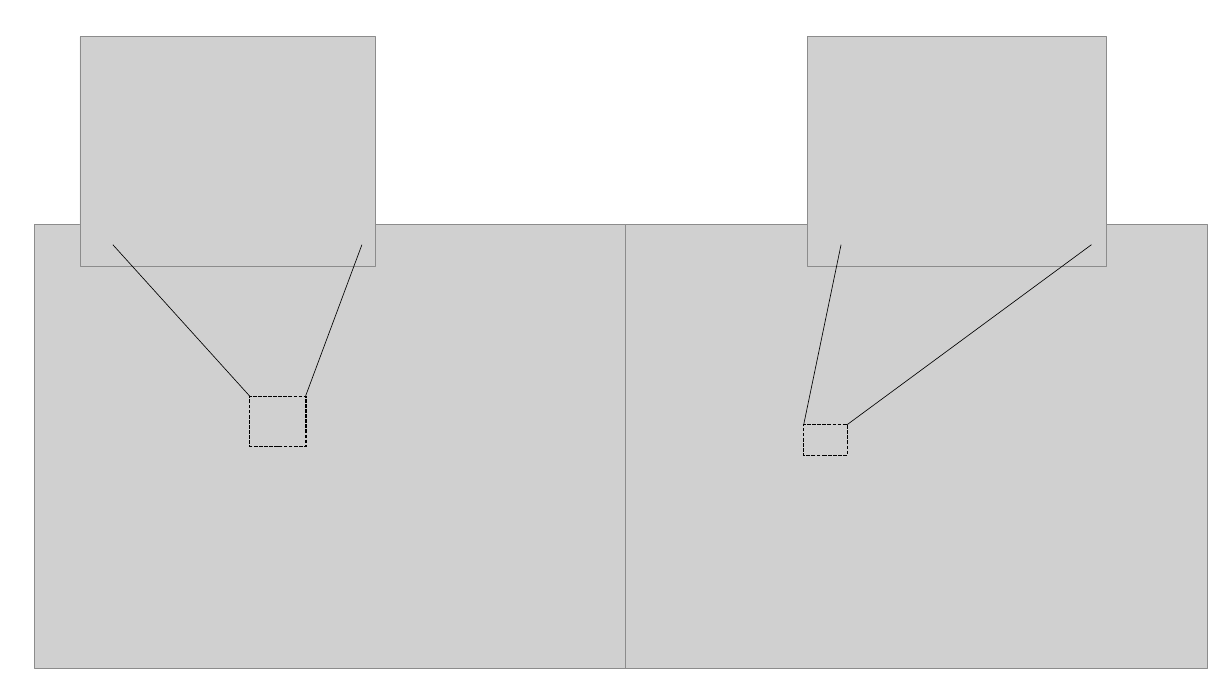
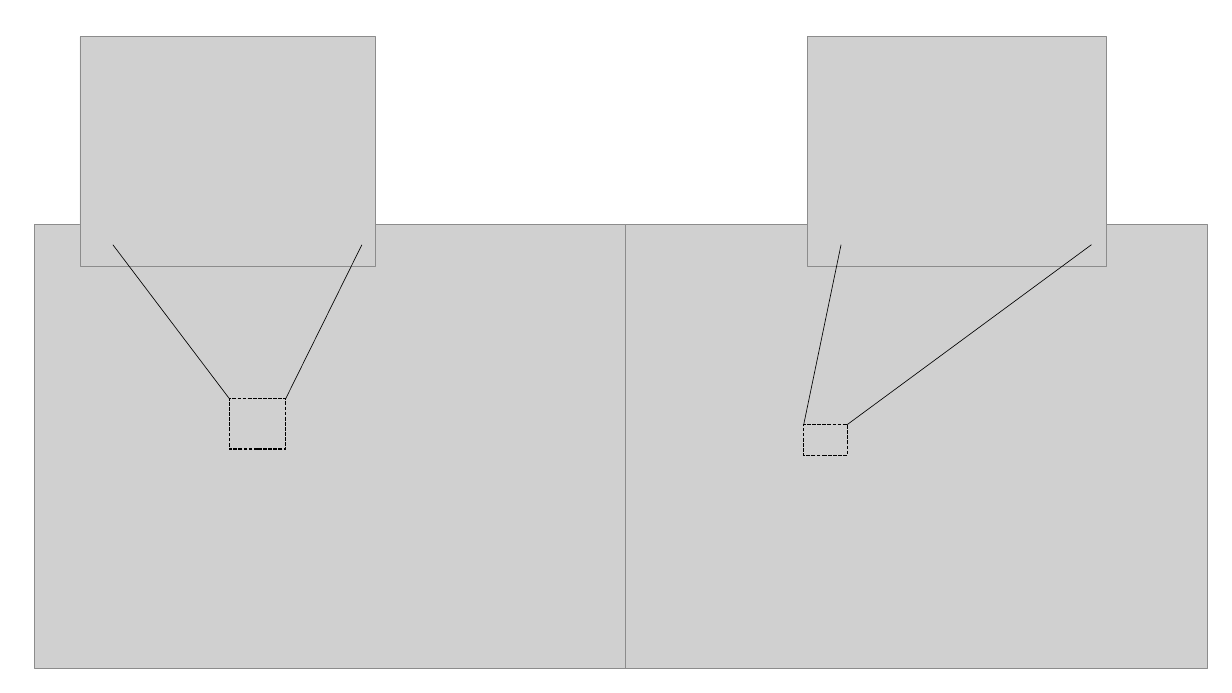
Before and after one commit to benj1003/Comparing-normative-and-descriptive-models-of-probability-weighting, a slide deck: slide 4 of Presentations/Results presentation 15-12-2020.pptx. Drawn at 1232x693 pixels with LibreOffice and Linux fonts; fonts in the diff are those of the drawing; grey boxes stand for pictures. Boxes give left, top, right and bottom in pixels: in the first picture for what was removed or moved away, otherwise in the second. Text is boxed around its words. In the diff, an @@ line names an element or a change of style, - is before the commit and + after.

Commit message:
Update of results presentation

```diff
--- a/Presentations/Results presentation 15-12-2020.pptx
+++ b/Presentations/Results presentation 15-12-2020.pptx
@@ line moved from (250, 396) - (113, 245) to (229, 398) - (113, 245) @@
@@ line moved from (306, 396) - (362, 245) to (286, 398) - (362, 245) @@
@@ rectangle moved from (x1=250, y1=396, x2=306, y2=446) to (x1=229, y1=398, x2=286, y2=448) @@
```
